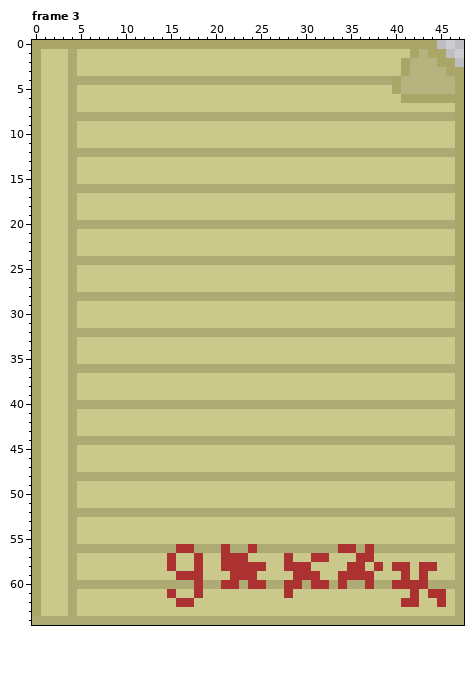
Two states of a pixel-art file, Assets/Sprites/Aseprite/bignote.aseprite. This is how it looked before the edit.
48x65 pixels, 8 frames. Shown: frame 3. The commit also changed other frames, which this record leaves out.
The result:
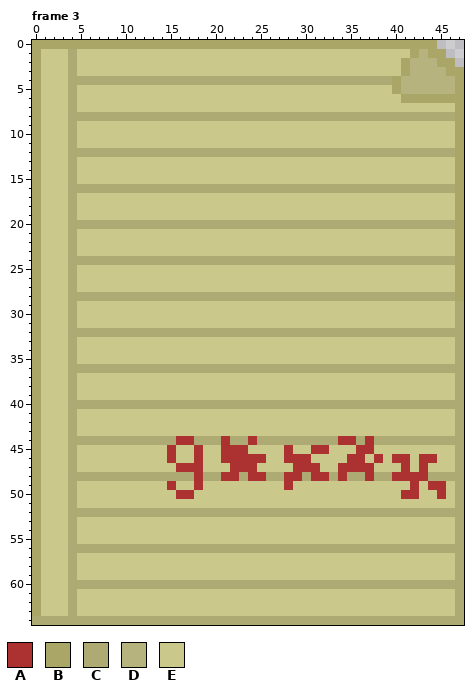
Palette (. is transparent): A #ac3232  B #a9a668  C #adaa73  D #b6b37f  E #cbc88b
The exact change:
Frame 3, layer "Layer 2":
y 44: x 16..17 CC -> AA; x 21 C -> A; x 24 C -> A; x 34..35 CC -> AA; x 37 C -> A
y 45: x 15 E -> A; x 18 E -> A; x 21..23 EEE -> AAA; x 28 E -> A; x 31..32 EE -> AA; x 36..37 EE -> AA
y 46: x 15 E -> A; x 18 E -> A; x 21..25 EEEEE -> AAAAA; x 28..30 EEE -> AAA; x 35..36 EE -> AA; x 38 E -> A; x 40..41 EE -> AA; x 43..44 EE -> AA
y 47: x 16..18 EEE -> AAA; x 22..24 EEE -> AAA; x 29..31 EEE -> AAA; x 34..37 EEEE -> AAAA; x 41 E -> A; x 43 E -> A
y 48: x 18 C -> A; x 21..22 CC -> AA; x 24..25 CC -> AA; x 28..29 CC -> AA; x 31..32 CC -> AA; x 34 C -> A; x 37 C -> A; x 40..43 CCCC -> AAAA
y 49: x 15 E -> A; x 18 E -> A; x 28 E -> A; x 42 E -> A; x 44..45 EE -> AA
y 50: x 16..17 EE -> AA; x 41..42 EE -> AA; x 45 E -> A
y 56: x 16..17 AA -> CC; x 21 A -> C; x 24 A -> C; x 34..35 AA -> CC; x 37 A -> C
y 57: x 15 A -> E; x 18 A -> E; x 21..23 AAA -> EEE; x 28 A -> E; x 31..32 AA -> EE; x 36..37 AA -> EE
y 58: x 15 A -> E; x 18 A -> E; x 21..25 AAAAA -> EEEEE; x 28..30 AAA -> EEE; x 35..36 AA -> EE; x 38 A -> E; x 40..41 AA -> EE; x 43..44 AA -> EE
y 59: x 16..18 AAA -> EEE; x 22..24 AAA -> EEE; x 29..31 AAA -> EEE; x 34..37 AAAA -> EEEE; x 41 A -> E; x 43 A -> E
y 60: x 18 A -> C; x 21..22 AA -> CC; x 24..25 AA -> CC; x 28..29 AA -> CC; x 31..32 AA -> CC; x 34 A -> C; x 37 A -> C; x 40..43 AAAA -> CCCC
y 61: x 15 A -> E; x 18 A -> E; x 28 A -> E; x 42 A -> E; x 44..45 AA -> EE
y 62: x 16..17 AA -> EE; x 41..42 AA -> EE; x 45 A -> E
Where, in picture pixels (left, top, right, bottom), the same in both pictures:
changed: (167, 436, 446, 499)
changed: (167, 544, 446, 607)
